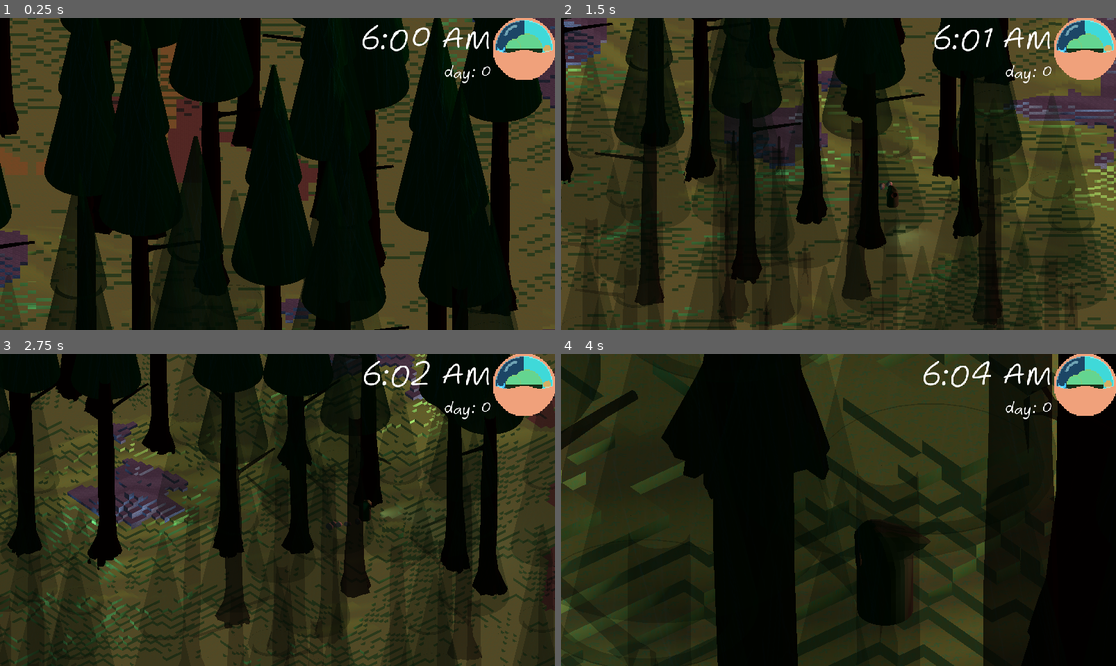
Above: before the commit, frames 1-4 (two rows, left to right).
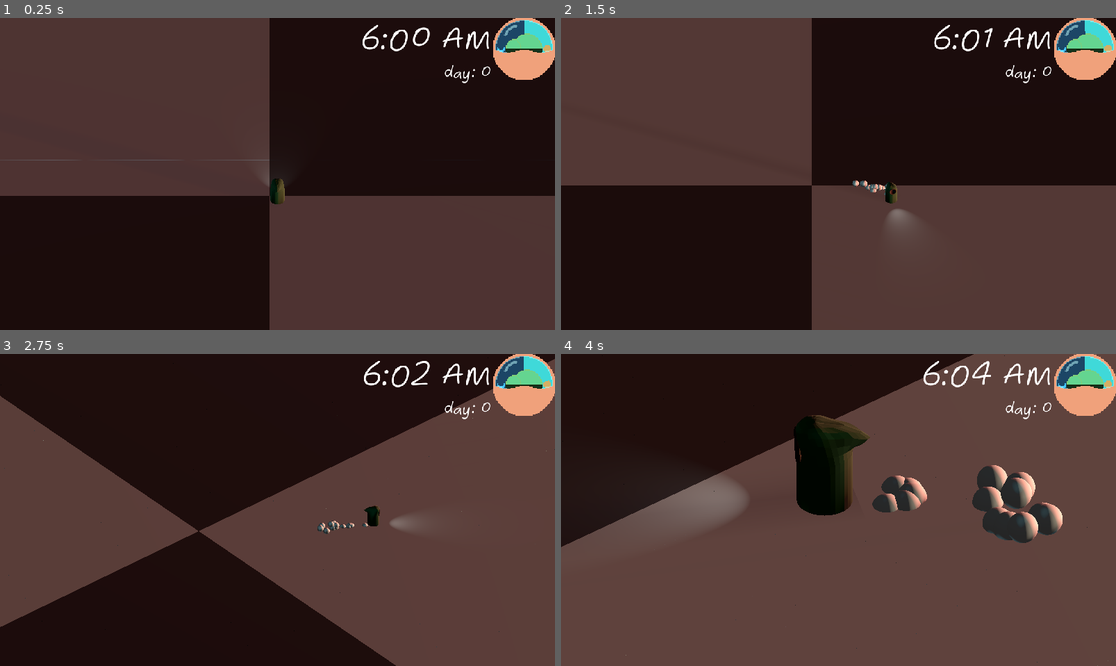
Above: after the commit, the same moments.

Repository: fennylol/rogue-light
Game: Godot game, scene res://world/map/the_forest.tscn
Same seed, same stepped clock (60 frames per second), same inputs: the game is played once before the commit and once after it.
Inputs:
- Up to frame 1 (0.25 s): no input
- Up to frame 2 (1.5 s): tap Enter (submit) at 0.5 s; hold D (move_right) 0.53-1.28 s; hold Shift (DEV) 0.53-1.28 s; hold S (move_down) from 1.28 s (still down); tap Down (look_down) at 1.35 s
- Up to frame 3 (2.75 s): release S (move_down) at 2.03 s; hold D (move_right) from 2.03 s (still down); hold Left (look_left) from 2.03 s (still down)
- Up to frame 4 (4 s): release D (move_right) at 2.78 s; release Left (look_left) at 2.78 s; hold W (move_up) 2.78-3.53 s; tap Right (look_right) at 2.85 s; hold A (move_left) from 3.53 s (still down); hold Up (look_up) from 3.53 s (still down)

The runs differ from the first frame. In frame 1, 87% of the frame differs, in the area x 0-100%, y 0-100%; in frame 2, 75%; in frame 3, 84%; in frame 4, 90%.
Error after the commit: Invalid operands 'Array' and 'Vector2' in operator '-'. (res://world/map/world_builder.gd:249)

Commit message:
path fixed
now properly  works with any path radius

Diff:
--- a/entities/caravan/caravan.tscn
+++ b/entities/caravan/caravan.tscn
@@ -8,6 +8,7 @@
 
 [node name="Caravan" type="PathFollow3D"]
 rotation_mode = 2
+v_offset = 2.5
 cubic_interp = false
 tilt_enabled = false
 script = ExtResource("1_0smmk")
--- a/entities/player/bandit.gd
+++ b/entities/player/bandit.gd
@@ -6,7 +6,7 @@
 
 var PAUSED = false
 const SPEED = 7.50
-const JUMP_VELOCITY = 9.8/2
+const JUMP_VELOCITY = 9.8 * 2/3 #<- for use with half or quarter height tiles
 const ROTATION_SPEED = 7
 const SMOOTH_SPEED = 2.0
 
@@ -18,9 +18,8 @@
 var DUKE = TheDuke
 var gravity = ProjectSettings.get_setting("physics/3d/default_gravity")
 
+func _physics_process(delta):
 
-func _physics_process(delta):
-	if DUKE.PAUSED: return
 	var input_dir = Input.get_vector("move_left", "move_right", "move_up", "move_down")
 	var look_input_dir = Input.get_vector("look_left", "look_right", "look_up", "look_down")
 	var direction = (transform.basis * Vector3(input_dir.x, 0, input_dir.y)).normalized()
@@ -30,6 +29,7 @@
 		rotation.y += look_direction.x * delta
 		MESH.rotation.y -= look_direction.x * delta
 
+	if DUKE.PAUSED: return
 
 	var col_data = move_and_collide(velocity*delta, true)
 	if col_data != null and col_data.get_normal().y < 0.5:
--- a/world/map/world.gd
+++ b/world/map/world.gd
@@ -31,12 +31,12 @@
 #       |       |       #
 #       |       |       #
 # # # # # # # # # # # # #
-const CHUNK_SIZE = 32
-const CHUNK_COUNT = 8
+const CHUNK_SIZE = 64
+const CHUNK_COUNT = 4
 const MAX_HEIGHT = 40
-const PATH_RADIUS = 2
+const PATH_RADIUS = 2 #dist past the centerline on either side. path will be 2r+1 tiles wide
 const PATH_TILE = "PATH"
-const DEBUG_MODE = false
+const DEBUG_MODE = true
 var WORLD_BUILDER = WorldBuilder.new(CHUNK_SIZE, CHUNK_COUNT, MAX_HEIGHT, PATH_RADIUS, PATH_TILE, DEBUG_MODE)
 var TREES = []
 
@@ -53,7 +53,7 @@
 enum {HOUR, MINUTE, PERIOD, DAY}
 var SHIPPING_SCHEDULE: Vector4i = Vector4i(13,14,0,0)
 const SCHEDULE_LENGTH = 2
-const CARAVAN_TIME_TO_COMPLETE = 10.0
+const CARAVAN_MPS = 4 #meters/sec
 
 
 func _ready():
@@ -68,8 +68,8 @@
 
 
 func _process(delta):
+	move_camera(delta)
 	if DUKE.PAUSED: return
-	move_camera(delta)
 	var fade_material: Material = MAP_GRID.mesh_library.get_item_mesh(ARCHIVIST.TILE_NAMES["TALL_PINE"]).surface_get_material(0)
 	if fade_material is ShaderMaterial:
 		fade_material.set_shader_parameter("player_position", PLAYER.global_transform.origin)
@@ -123,12 +123,12 @@
 	path3d.set_curve(Curve3D.new())
 
 	for points in path:
-		path3d.curve.add_point(points[0], Vector3.ZERO, points[1]-points[0])
-		path3d.curve.add_point(points[2], points[1]-points[2])
+		path3d.curve.add_point(points[0], Vector3.ZERO, (points[1]-points[0])*0.8)
+		path3d.curve.add_point(points[2], (points[1]-points[2])*0.8)
 
 
 	#path3d.position.y += 2.5
-	var caravan = Caravan.init(CARAVAN_TIME_TO_COMPLETE)
+	var caravan = Caravan.init(path3d.curve.get_baked_length()/CARAVAN_MPS)
 	path3d.add_child(caravan)
 	WORLD.add_child(path3d)
 
@@ -146,7 +146,7 @@
 
 
 func center_player():
-	var midpoint = CHUNK_COUNT/4.0 * CHUNK_SIZE as int
+	var midpoint = CHUNK_COUNT/2.0 * CHUNK_SIZE as int
 
 	PLAYER.position = Vector3(midpoint, WORLD_BUILDER.get_heightmap()[midpoint][midpoint]+2, midpoint)
 	reset_camera()
--- a/world/map/world_builder.gd
+++ b/world/map/world_builder.gd
@@ -14,9 +14,14 @@
 var MAX_HEIGHT
 var PATH_RADIUS
 var PATH_TILE
+
+### CONST SETTINGS ###
 const TREE_ODDS = 10
 const MIN_TREE_SPACING = 5
-const WORLD_SCALE = Vector3(.5,.25,.5)
+const WORLD_SCALE = Vector3(1,.5,1)
+const MESH_LIB = preload("res://world/map/1m_tiles.tres")
+#const WORLD_SCALE = Vector3(.5,.25,.5)
+#const MESH_LIB = preload("res://world/map/halfm_tiles.tres")
 
 signal finished
 var heightmap = []
@@ -35,7 +40,7 @@
 	MAX_HEIGHT = mh * int(not dm)
 	PATH_RADIUS = pr
 	PATH_TILE = pt
-	MAP_GRID.mesh_library = load("res://world/map/halfm_tiles.tres")
+	MAP_GRID.mesh_library = MESH_LIB
 	MAP_GRID.set_cell_size(WORLD_SCALE)
 	MAP_GRID.position = Vector3(-0.5,0,-0.5)
 	SHOW_CHUNKS = dm
@@ -53,7 +58,7 @@
 func generate_map():
 	MAP_GRID.clear()
 	generate_chunks()
-	generate_forest()
+	if not SHOW_CHUNKS: generate_forest()
 	#generate_directed_curve("WATER")
 	generate_directed_curve(PATH_TILE)
 	finished.emit()
@@ -80,10 +85,10 @@
 		i += 1
 
 func set_path(x, y, type):
-	var i_min = 0 if x % (CHUNK_SIZE*CHUNK_COUNT) == 0 else 1-PATH_RADIUS
-	var j_min = 0 if y % (CHUNK_SIZE*CHUNK_COUNT) == 0 else 1-PATH_RADIUS
-	var i_max = 1 if (x+1) % (CHUNK_SIZE*CHUNK_COUNT) == 0 else PATH_RADIUS
-	var j_max = 1 if (y+1) % (CHUNK_SIZE*CHUNK_COUNT) == 0 else PATH_RADIUS
+	var i_min = -min(x, PATH_RADIUS)
+	var j_min = -min(y, PATH_RADIUS)
+	var i_max = min(CHUNK_SIZE*CHUNK_COUNT - x, PATH_RADIUS+1)
+	var j_max = min(CHUNK_SIZE*CHUNK_COUNT - y, PATH_RADIUS+1)
 	var height = 0.0
 
 	for i in range(i_min, i_max):
@@ -229,33 +234,31 @@
 ### PLOT CURVE AGAINST TILE GRID ###
 func extend_curve(chunk_coords, block_coords, dir, path):
 	var offset = chunk_coords * CHUNK_SIZE
-	var rand = FOOL.range_i(0, CHUNK_SIZE - 1)
+	var rand = FOOL.range_i(CHUNK_SIZE * 1/4, CHUNK_SIZE * 3/4)
 	var x1
 	var y1
 	var x2
 	var y2
 
-	x1 = FOOL.range_i(1, CHUNK_SIZE - 2) + offset.x
-	y1 = FOOL.range_i(1, CHUNK_SIZE - 2) + offset.y
+	x1 = FOOL.range_i(CHUNK_SIZE * 1/4.0, CHUNK_SIZE * 3/4.0) + offset.x
+	y1 = FOOL.range_i(CHUNK_SIZE * 1/4.0, CHUNK_SIZE * 3/4.0) + offset.y
 	x2 = ((abs(dir.x)*((1+dir.x)/2)*(CHUNK_SIZE-1)))+((1-abs(dir.x))*rand) + offset.x
 	y2 = ((abs(dir.y)*((1+dir.y)/2)*(CHUNK_SIZE-1)))+((1-abs(dir.y))*rand) + offset.y
 
-	#if block_coords.x==x1 and x1==x2:
-		#x1 += 1 if x1 != CHUNK_SIZE - 2 else -1
-	#if block_coords.y==y1 and y1==y2:
-		#y1 += 1 if y1 != CHUNK_SIZE - 2 else -1
-
-	if (block_coords-Vector2(x1,y1)).normalized() == (Vector2(x1,y1)-Vector2(x2,y2)).normalized():
-		if FOOL.range_i(0,1): x1 += 1 if x1 != CHUNK_SIZE - 2 else -1
-		else: y1 += 1 if y1 != CHUNK_SIZE - 2 else -1
+	var linear_max = 0.25
+	if  (block_coords-Vector2(x1,y1)).normalized().dot((Vector2(x1,y1)-Vector2(x2,y2)).normalized()) > linear_max:
+		print(chunk_coords, " too linear: ", (block_coords-Vector2(x1,y1)).normalized().dot((Vector2(x1,y1)-Vector2(x2,y2)).normalized()))
+		#if FOOL.range_i(0,1): x1 += 1 if x1 != CHUNK_SIZE - 2 else -1
+		#else: y1 += 1 if y1 != CHUNK_SIZE - 2 else -1
 
 	while abs(block_coords.x-x2) + abs(block_coords.y-y2) < CHUNK_SIZE/2:
 		rand = FOOL.range_i(0, CHUNK_SIZE - 1)
+		# the goat of an equation. never touch this. its too perfect
 		x2 = ((abs(dir.x)*((1+dir.x)/2)*(CHUNK_SIZE-1)))+((1-abs(dir.x))*rand) + offset.x
 		y2 = ((abs(dir.y)*((1+dir.y)/2)*(CHUNK_SIZE-1)))+((1-abs(dir.y))*rand) + offset.y
 
-
 	plotQuadBezier(block_coords.x, block_coords.y, x1, y1, x2, y2, path)
+
 	var start_point = Vector3(block_coords.x,heightmap[block_coords.x][block_coords.y],block_coords.y) * WORLD_SCALE
 	var mid_point = Vector3(x1,heightmap[x1][y1],y1) * WORLD_SCALE
 	var end_point = Vector3(x2,heightmap[x2][y2],y2) * WORLD_SCALE
@@ -267,7 +270,8 @@
 		MAP_GRID.set_cell_item(start_point+Vector3(0,HANDLE_HEIGHT,0), TILES[color])
 		MAP_GRID.set_cell_item(mid_point+Vector3(0,HANDLE_HEIGHT,0), TILES[color])
 		MAP_GRID.set_cell_item(end_point+Vector3(0,HANDLE_HEIGHT,0), TILES[color])
-	return Vector2(x2, y2) + dir
+
+	return [Vector2(x2, y2) + dir, Vector2(x2, y2) - Vector2(x1, y1)]
 
 
 
